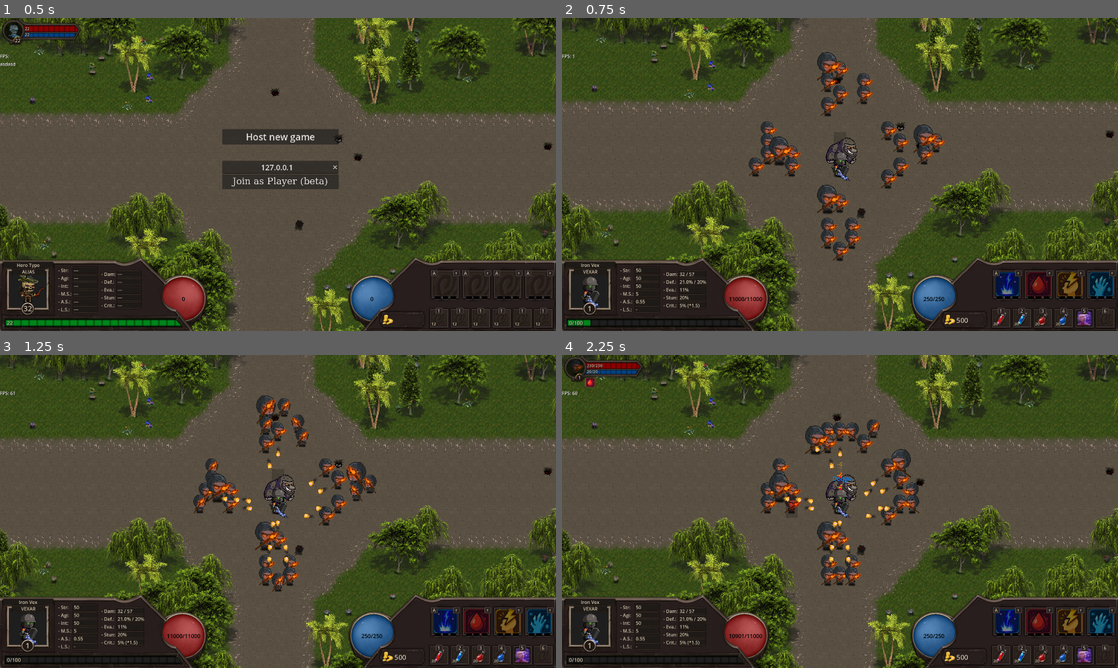
Above: before the commit, frames 1-4 (two rows, left to right).
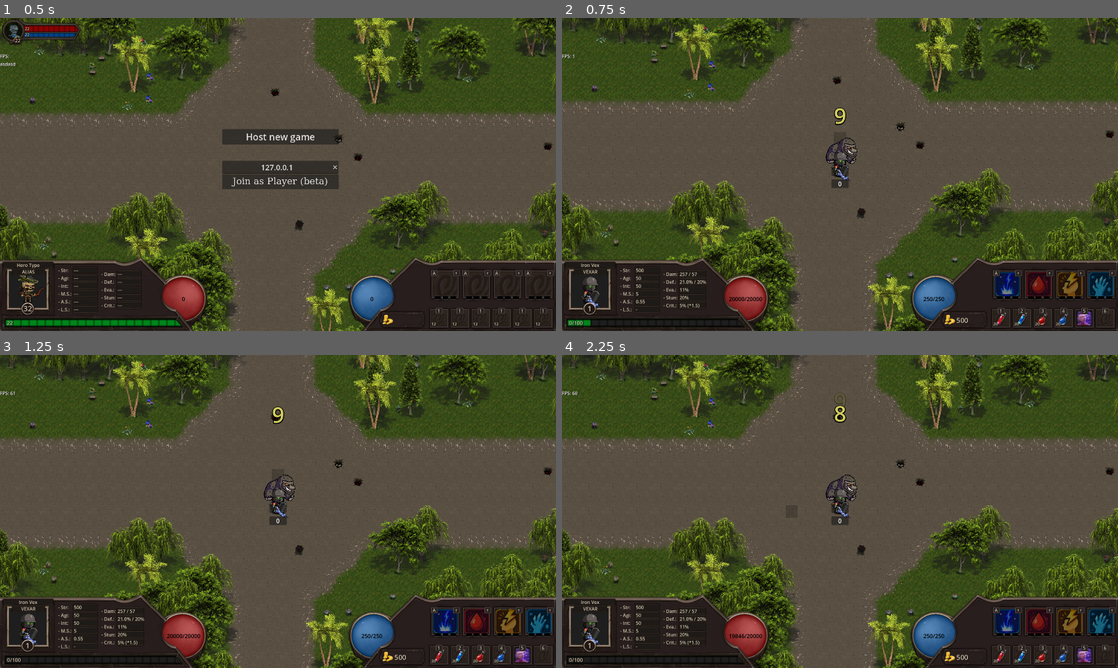
Above: after the commit, the same moments.

Repository: LucasJappert/moomoo-lan-party
Game: Godot game, scene res://scenes/my_main_scene.tscn
The game is run twice, just before and just after one commit, with the same random seed, the same clock (stepped at 60 frames per second) and the same inputs.
Inputs (mouse positions are in pixels of both pictures, inside the frame that each line leads up to):
- Up to frame 1 (0.5 s): no input
- Up to frame 2 (0.75 s): click "Host new game" at 0.5 s
- Up to frame 3 (1.25 s): no input
- Up to frame 4 (2.25 s): tap Enter at 1.25 s; drag from (840, 505) to (895, 442) at 1.27 s; drag from (778, 480) to (812, 574) at 2.02 s

Frame 1 is identical in both runs. In frame 2, 3.3% of the frame differs, in the area x 14-69%, y 10-91%; in frame 3, 3.4%; in frame 4, 4.2%, in the area x 0-65%, y 0-91%.

Commit message:
Countdown before starting each wave

Diff:
--- a/scenes/GUI/gui_scene.tscn
+++ b/scenes/GUI/gui_scene.tscn
@@ -738,6 +738,7 @@
 shape = SubResource("CircleShape2D_g80tl")
 
 [node name="CurrentGold" type="Label" parent="PanelBR"]
+layout_mode = 0
 offset_left = 178.0
 offset_top = 201.0
 offset_right = 279.0
--- /dev/null
+++ b/scenes/general_objects/countdown_label.tscn
@@ -0,0 +1,22 @@
+[gd_scene load_steps=2 format=3 uid="uid://crronhxfsf3a1"]
+
+[ext_resource type="Script" uid="uid://diwoxkx7yvm3h" path="res://scripts/general_objects/countdown_label.gd" id="1_tl6vt"]
+
+[node name="CountdownLabel" type="Node2D"]
+script = ExtResource("1_tl6vt")
+
+[node name="Label" type="Label" parent="."]
+offset_left = -21.5
+offset_top = -51.5
+offset_right = 21.5
+offset_bottom = 51.5
+grow_horizontal = 2
+grow_vertical = 2
+theme_override_colors/font_color = Color(0.825027, 0.799463, 0.368141, 1)
+theme_override_colors/font_shadow_color = Color(0, 0, 0, 1)
+theme_override_constants/shadow_offset_x = 0
+theme_override_constants/shadow_outline_size = 11
+theme_override_font_sizes/font_size = 75
+text = "2"
+horizontal_alignment = 1
+vertical_alignment = 1
--- a/scripts/GUI/gui_scene.gd
+++ b/scripts/GUI/gui_scene.gd
@@ -96,7 +96,7 @@
 	MultiplayerManager.become_host()
 	GameManager.spawn_moomoo()
 
-	EnemiesWavesController.start_wave()
+	EnemiesWavesController.start_wave_process()
 
 func _on_join_as_player_pressed() -> void:
 	%MultiplayerHUD.hide()
--- a/scripts/camera.gd
+++ b/scripts/camera.gd
@@ -42,6 +42,11 @@
 static func update_camera_position(pos: Vector2):
 	camera.position = pos
 
+static func update_camera_position_to_my_player():
+	if GameManager.MY_PLAYER == null: return
+
+	update_camera_position(GameManager.MY_PLAYER.global_position)
+
 static func try_update_zoom(event: InputEvent):
 	if camera == null:
 		return
--- a/scripts/controllers/enemies_waves_controller.gd
+++ b/scripts/controllers/enemies_waves_controller.gd
@@ -1,16 +1,49 @@
 class_name EnemiesWavesController
 
-static var _wave_number: int = 0
-const ENEMIES_BY_ZONE = 7
+const ENEMIES_BY_ZONE = 1
 const TOTAL_WAVES = 20
 const _WAVE_DIRECTIONS = [Vector2.LEFT, Vector2.RIGHT, Vector2.UP, Vector2.DOWN]
 static var TOTAL_ENEMIES_TO_CREATE: int = TOTAL_WAVES * ENEMIES_BY_ZONE * _WAVE_DIRECTIONS.size()
 
-static func start_wave() -> void:
-	_wave_number += 1
-	print("Wave " + str(_wave_number) + " started!")
+static var current_wave: int = 0
 
-	const TILES_DISTANCE = 3
+static var COUNTDOWN_START := 10 # 10 seconds
+static var countdown_time_in_secs: float = COUNTDOWN_START
+static var countdown_time_to_show: int
+static var countdown_active := false
+static var process_running := false
+
+static func start_wave_process() -> void:
+	process_running = true
+
+static func _process(_delta: float) -> void:
+	if not GameManager.AM_I_HOST: return
+	if not process_running: return
+	if not GameManager.MY_PLAYER: return
+	if GameManager.current_enemies_in_scene > 0: return
+
+	if countdown_active == false: countdown_active = true
+
+	if countdown_active and countdown_time_in_secs <= 0:
+		if current_wave > TOTAL_WAVES: return
+
+		countdown_active = false
+		countdown_time_in_secs = COUNTDOWN_START
+		countdown_time_to_show = COUNTDOWN_START
+		return create_next_wave()
+
+	countdown_time_in_secs -= _delta
+	if int(countdown_time_in_secs) != countdown_time_to_show:
+		countdown_time_to_show = int(countdown_time_in_secs)
+		var message = str(countdown_time_to_show)
+		if countdown_time_to_show == 0: message = "Wave " + str(current_wave + 1) + " \n Let's fight!"
+		GameManager.MY_PLAYER.rpc_handler.show_countdown_message(message)
+
+static func create_next_wave() -> void:
+	current_wave += 1
+	print("Wave " + str(current_wave) + " started!")
+
+	const TILES_DISTANCE = 9
 	var counter = 0
 	var moomoo_position = GameManager.moomoo.global_position
 
@@ -29,10 +62,10 @@
 			cell = MapManager.get_valid_grid_cell(cell)
 			enemy.global_position = MapManager.cell_to_world(cell)
 			enemy.id = counter
-			enemy.level = _wave_number
+			enemy.level = current_wave
 
 			var is_boss = (i == ENEMIES_BY_ZONE - 1)
-			enemy._boss_level = _wave_number if is_boss else 0
+			enemy._boss_level = current_wave if is_boss else 0
 
 			# enemy.can_attack = false
 			GameManager.add_enemy(enemy)
--- a/scripts/entity/combat_data/combat_data.gd
+++ b/scripts/entity/combat_data/combat_data.gd
@@ -37,7 +37,7 @@
 var latest_attacker: Entity
 
 var charged_skill: Skill
-var keep_ground: bool = true
+var keep_ground: bool = false
 var enemy_spell_caster: EnemySpellCaster
 
 func _ready() -> void:
@@ -170,7 +170,8 @@
 func _try_to_add_gold_to_players(_attacker: Entity) -> void:
 	if _attacker is Player == false: return
 
-	var earned_gold: int = 10 + 10 * my_owner()._boss_level
+	var base_earned := 10 + 10 * my_owner()._boss_level
+	var earned_gold := randi_range(int(base_earned * 0.8), int(base_earned * 1.2))
 	for player in GameManager.get_players():
 		player.increment_current_gold(earned_gold)
 
--- a/scripts/entity/components/hud.gd
+++ b/scripts/entity/components/hud.gd
@@ -24,7 +24,7 @@
 	my_owner = _entity
 	_is_moomoo = my_owner is Moomoo
 
-	_label_container.visible = false
+	_label_container.visible = true
 	_label_container.mouse_filter = Control.MOUSE_FILTER_IGNORE
 	_label.mouse_filter = Control.MOUSE_FILTER_IGNORE
 	_label.text = my_owner.name
@@ -53,7 +53,7 @@
 	if not _label_container.visible: return
 
 	_label.text = my_owner.combat_data.target_entity_name
-	_label.text = str(my_owner.combat_data.is_stunned)
+	_label.text = str(GameManager.current_enemies_in_scene)
 	pass
 
 func update_health_bar():
--- a/scripts/entity/helpers/rpc_handler.gd
+++ b/scripts/entity/helpers/rpc_handler.gd
@@ -25,6 +25,11 @@
 
 
 # region 	CLIENTS MESSAGES RECEIVED FROM SERVER
+func show_countdown_message(data: String): rpc("_on_show_countdown_message", data)
+@rpc("authority", "call_local")
+func _on_show_countdown_message(message: String):
+	CountdownLabel.show_countdown_number(message)
+
 func update_base_stats(new_stats_data: Dictionary): rpc("_on_update_base_stats", new_stats_data)
 @rpc("authority", "call_local")
 func _on_update_base_stats(new_stats_data: Dictionary):
--- /dev/null
+++ b/scripts/general_objects/countdown_label.gd
@@ -0,0 +1,31 @@
+class_name CountdownLabel
+
+extends Node2D
+
+const SCENE = preload("res://scenes/general_objects/countdown_label.tscn")
+@onready var label: Label = $Label
+
+var text_to_show: String
+var duration := 1
+var speed := MapManager.TILE_SIZE_INT * 6
+var fade_out := true
+var SCALE_FROM = Vector2(1, 1)
+var SCALE_TO = Vector2(0.5, 0.5)
+
+func _ready():
+	label.text = text_to_show
+	await get_tree().process_frame
+	label.modulate.a = 1.0
+	label.scale = SCALE_FROM
+
+	var tween := get_tree().create_tween()
+	tween.tween_property(self, "global_position:y", global_position.y - speed, duration).set_trans(Tween.TRANS_SINE)
+	tween.tween_property(label, "modulate:a", 0.0, duration).set_trans(Tween.TRANS_SINE)
+	tween.tween_callback(func(): queue_free())
+
+static func show_countdown_number(message: String):
+	var countdown_label = SCENE.instantiate()
+	countdown_label.text_to_show = message
+	var screen_center := MyMain.SCREEN_SIZE / 2
+	countdown_label.global_position = screen_center - Vector2(0, MapManager.TILE_SIZE_INT * 6)
+	GameManager.my_main.gui_scene.add_child(countdown_label)
--- a/scripts/globals/game_manager.gd
+++ b/scripts/globals/game_manager.gd
@@ -13,6 +13,7 @@
 var MY_PLAYER: Player
 var MY_PLAYER_ID: int = -1
 var AM_I_HOST = false
+var current_enemies_in_scene = 0
 
 func _ready():
 	my_main = get_tree().get_root().get_node("MyMain")
@@ -25,11 +26,13 @@
 	audio_node = get_tree().root.get_node("MyMain/Audio")
 
 	enemies_node.connect("child_entered_tree", func(p_enemy: Enemy): add_entity(p_enemy))
-	enemies_node.connect("child_exiting_tree", func(p_enemy: Enemy): remove_entity(p_enemy))
 	players_node.connect("child_entered_tree", func(p_player: Player): add_entity(p_player))
-	players_node.connect("child_exiting_tree", func(p_player: Player): remove_entity(p_player))
 	moomoo_node.connect("child_entered_tree", func(p_moomoo: Moomoo): add_entity(p_moomoo))
-	moomoo_node.connect("child_exiting_tree", func(p_moomoo: Moomoo): remove_entity(p_moomoo))
+
+	# Ya eliminamos las entidades desde el metodo _global_die()
+	# enemies_node.connect("child_exiting_tree", func(p_enemy: Enemy): remove_entity(p_enemy))
+	# players_node.connect("child_exiting_tree", func(p_player: Player): remove_entity(p_player))
+	# moomoo_node.connect("child_exiting_tree", func(p_moomoo: Moomoo): remove_entity(p_moomoo))
 
 	call_deferred("_init_projectiles_spawner")
 	call_deferred("_init_enemies_spawner")
@@ -53,9 +56,10 @@
 func _process(delta: float) -> void:
 	CursorManager._static_process(delta)
 	WindowFocusWatcher._process(delta)
-
+	EnemiesWavesController._process(delta)
 
 func add_enemy(enemy: Enemy) -> void:
+	current_enemies_in_scene += 1
 	my_main.enemies_spawner.spawn(ObjectHelpers.to_dict(enemy))
 	enemy.queue_free()
 
@@ -82,6 +86,10 @@
 	var current_cell = MapManager.world_to_cell(entity.global_position)
 	MapManager.set_cell_blocked(current_cell, false)
 	entity.queue_free() # We shouldn't do this in the client side, server should do it and sync it
+	if entity is Enemy: current_enemies_in_scene -= 1
+
+func _on_enemy_exited_tree() -> void:
+	current_enemies_in_scene -= 1
 
 func get_players() -> Array[Entity]:
 	# TODO: Improve with cache by frame
--- a/scripts/globals/keyboard_controller.gd
+++ b/scripts/globals/keyboard_controller.gd
@@ -9,3 +9,5 @@
 
 		if event.keycode == KEY_I:
 			GUI.SHOW_DEBUG_DATA = not GUI.SHOW_DEBUG_DATA
+		if event.keycode == KEY_SPACE:
+			MyCamera.update_camera_position_to_my_player()
--- a/scripts/types/hero_types.gd
+++ b/scripts/types/hero_types.gd
@@ -92,7 +92,7 @@
 		stats.hp = 10000
 		stats.evasion = 0.1
 		stats.agility = 50
-		stats.strength = 50
+		stats.strength = 500
 		stats.intelligence = 50
 		player.combat_data._skills = [
 			Skill.get_skill(Skill.Names.STORM_STRIKE),
Not shown, added: scripts/general_objects/countdown_label.gd.uid
Not shown, changed: TODO.md
